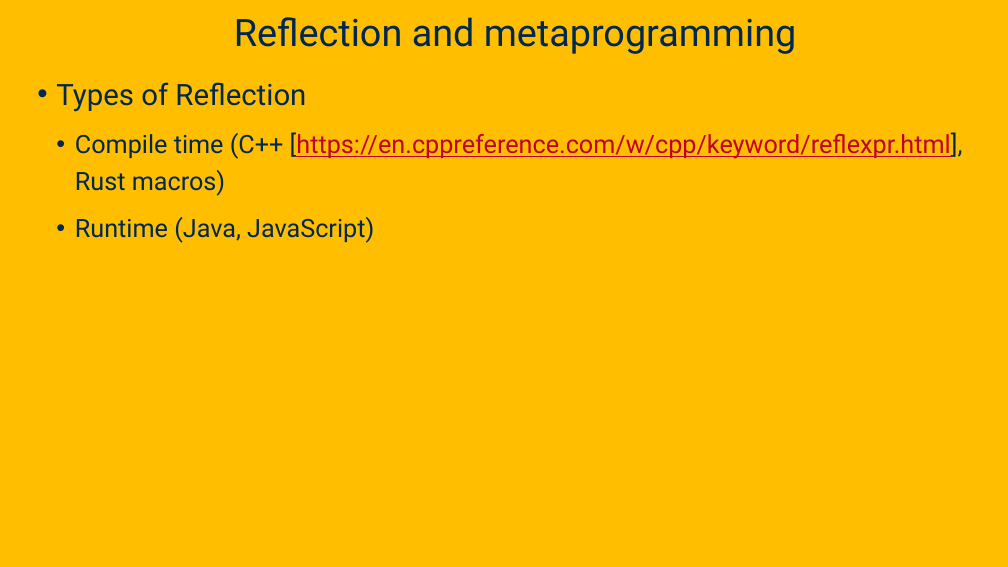
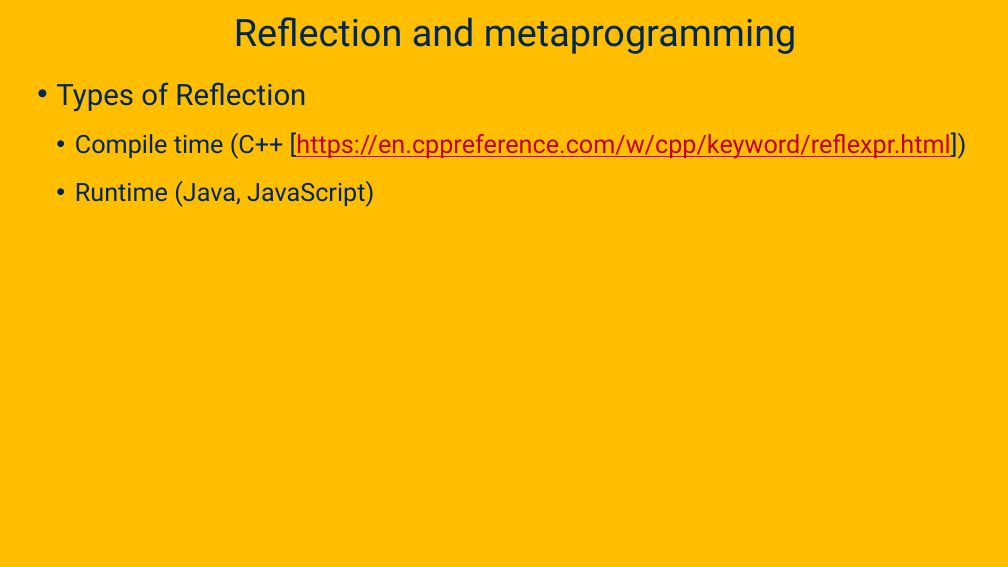
Before and after one commit to davsec-teaching/ECS_160, a slide deck: slide 15 of slides/Reflection.pptx. Drawn at 1008x567 pixels with LibreOffice and Linux fonts; fonts in the diff are those of the drawing; background and template pictures are left out. Boxes give left, top, right and bottom in pixels: in the first picture for what was removed or moved away, otherwise in the second. Text is boxed around its words. In the diff, an @@ line names an element or a change of style, - is before the commit and + after.

Commit message:
reflection slides update

```diff
--- a/slides/Reflection.pptx
+++ b/slides/Reflection.pptx
@@ text at <box>75,132,967,159</box>: text changed @@
-  • Compile time (C++ [https://en.cppreference.com/w/cpp/keyword/reflexpr.html], Rust macros)
+  • Compile time (C++ [https://en.cppreference.com/w/cpp/keyword/reflexpr.html])
```
Also in this commit, not shown: 23 other slides changed, 1 other file.
